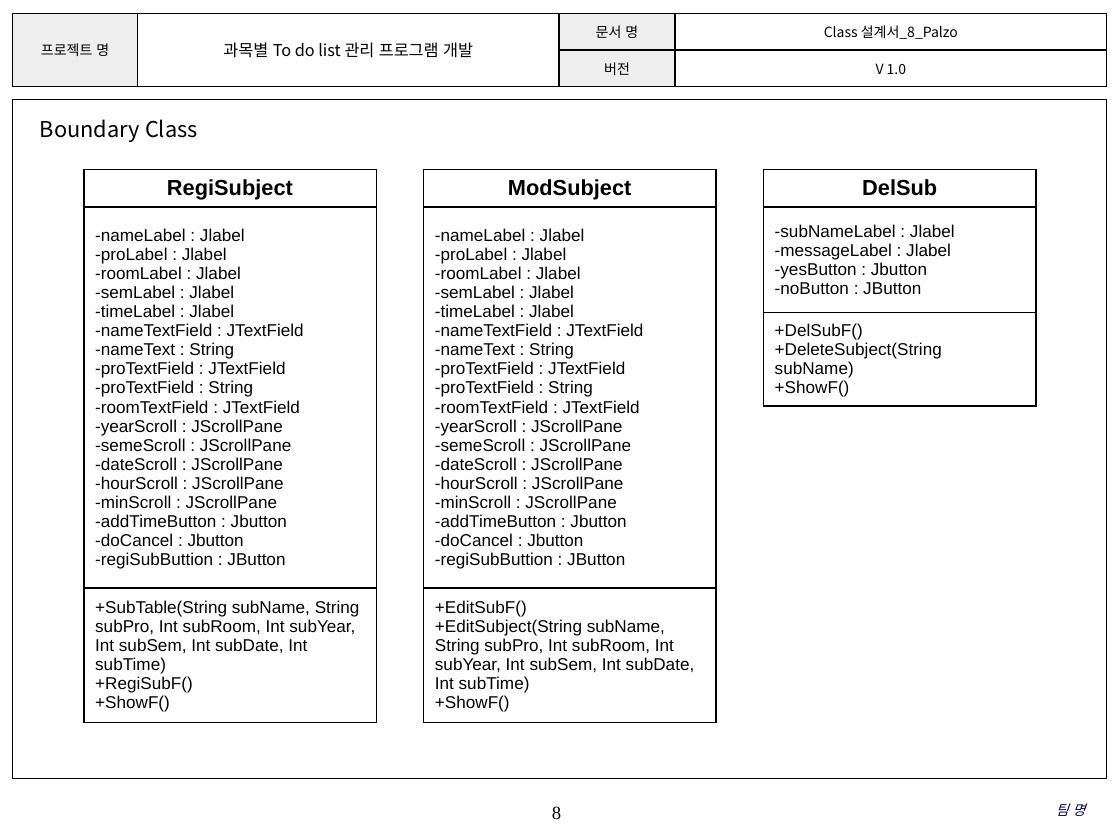
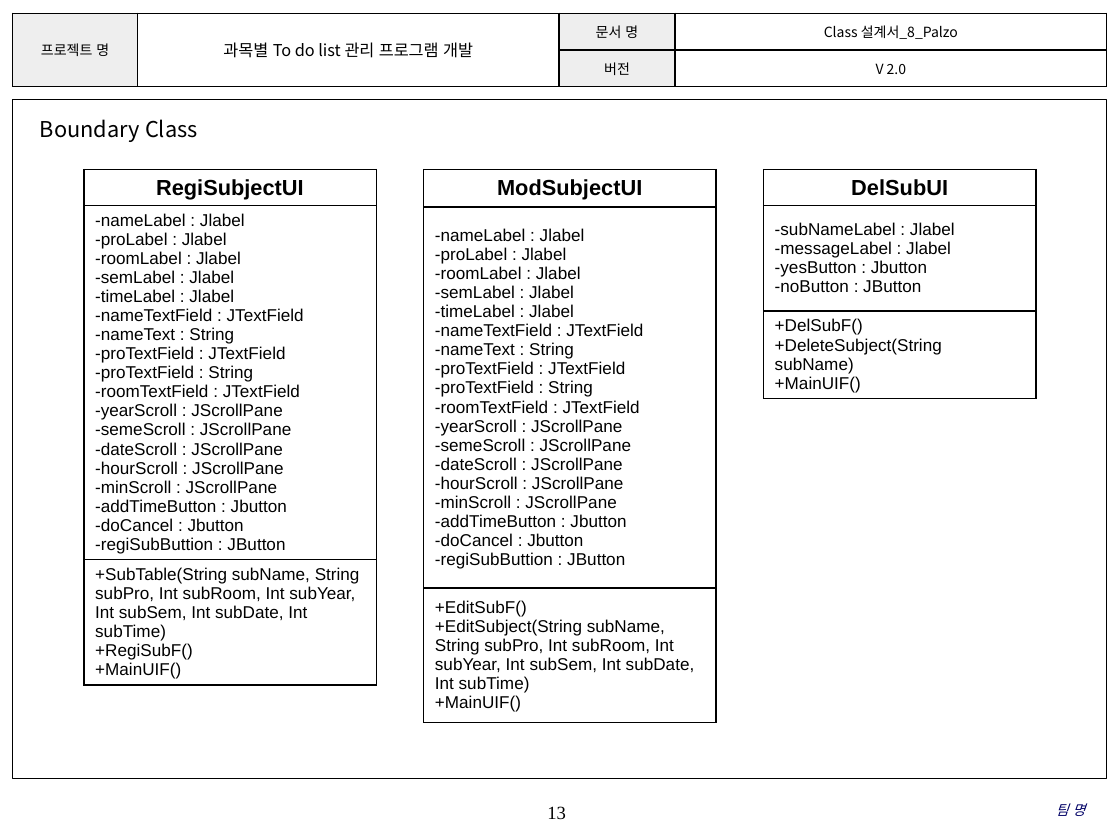
Before and after one commit to SMU-SE-Admin/18-1_8_PALZO_Doc, a slide deck: slide 13 of 03 설계/Class 설계서_8_Palzo.pptx (slide 8 before the commit). Drawn at 1120x840 pixels with LibreOffice and Linux fonts; fonts in the diff are those of the drawing; background and template pictures are left out. Boxes give left, top, right and bottom in pixels: in the first picture for what was removed or moved away, otherwise in the second. Text is boxed around its words. In the diff, an @@ line names an element or a change of style, - is before the commit and + after.

```diff
--- a/03 설계/Class 설계서_8_Palzo.pptx
+++ b/03 설계/Class 설계서_8_Palzo.pptx
@@ table at box(12, 13, 1107, 86) @@
-row 2, column 4: V 1.0
+row 2, column 4: V 2.0
@@ table at box(84, 169, 376, 721) @@
-row 1, column 1: RegiSubject
+row 1, column 1: RegiSubjectUI
-row 3, column 1: +SubTable(String subName, String subPro, Int subRoom, Int subYear, Int subSem, Int subDate, Int subTime) / +RegiSubF() / +ShowF()
+row 3, column 1: +SubTable(String subName, String subPro, Int subRoom, Int subYear, Int subSem, Int subDate, Int subTime) / +RegiSubF() / +MainUIF()
@@ table at box(423, 169, 716, 721) @@
-row 1, column 1: ModSubject
+row 1, column 1: ModSubjectUI
-row 3, column 1: +EditSubF() / +EditSubject(String subName, String subPro, Int subRoom, Int subYear, Int subSem, Int subDate, Int subTime) / +ShowF()
+row 3, column 1: +EditSubF() / +EditSubject(String subName, String subPro, Int subRoom, Int subYear, Int subSem, Int subDate, Int subTime) / +MainUIF()
@@ table at box(764, 169, 1036, 405) @@
-row 1, column 1: DelSub
+row 1, column 1: DelSubUI
-row 3, column 1: +DelSubF() / +DeleteSubject(String subName) / +ShowF()
+row 3, column 1: +DelSubF() / +DeleteSubject(String subName) / +MainUIF()
@@ page number at box(547, 806, 566, 820): text changed @@
-8
+13
```
Also in this commit, not shown: 7 other slides changed, 5 slides added.
